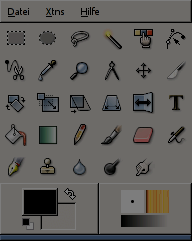
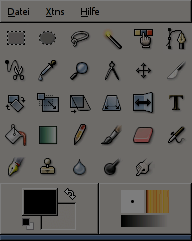
Layers edited between the first and the second 192 × 241 image:
painted on "Background" over left=166, top=28, right=188, bottom=50
